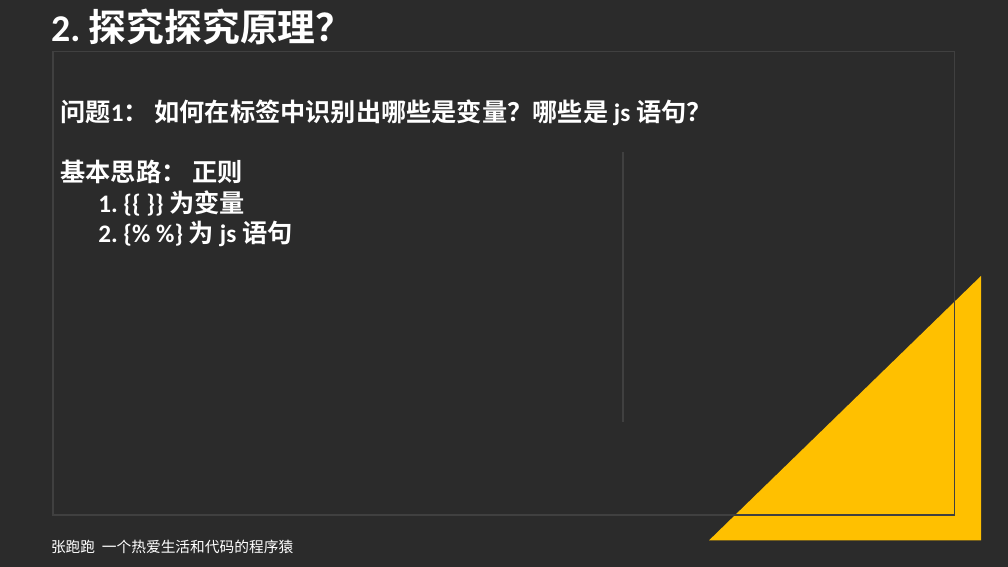
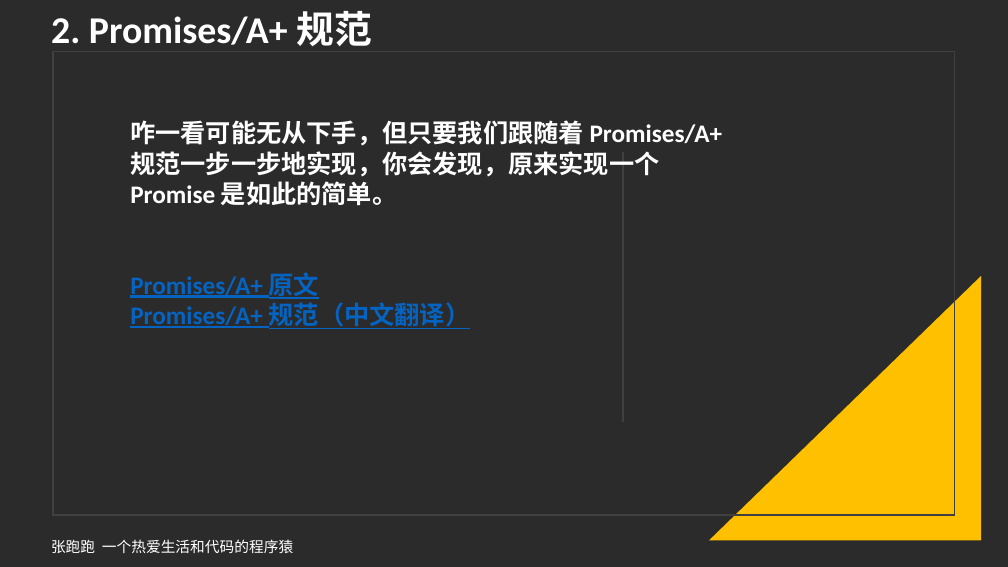
Before and after one commit to zhangpaopao0609/magic-wheel, a slide deck: slide 4 of 01-promise-2021/聊聊 Promise-手写完整的 Promise.pptx. Drawn at 1008x567 pixels with LibreOffice and Linux fonts; fonts in the diff are those of the drawing; background and template pictures are left out; a plain dark background stands for a picture behind light text. Boxes give left, top, right and bottom in pixels: in the first picture for what was removed or moved away, otherwise in the second. Text is boxed around its words. In the diff, an @@ line names an element or a change of style, - is before the commit and + after.

Commit message:
feat: promise ppt

```diff
--- a/01-promise-2021/聊聊 Promise-手写完整的 Promise.pptx
+++ b/01-promise-2021/聊聊 Promise-手写完整的 Promise.pptx
@@ title removed at (51, 8, 354, 45) @@
-2. 探究探究原理？
@@ text added at (51, 11, 372, 46), 36 pt, text #FFFFFF, bold @@
+2. Promises/A+ 规范
@@ text at (130, 120, 723, 329): text changed @@
-问题1： 如何在标签中识别出哪些是变量？哪些是 js 语句？
-基本思路： 正则
-1. {{ }} 为变量
-2. {% %} 为 js 语句
+咋一看可能无从下手，但只要我们跟随着 Promises/A+ 规范一步一步地实现，你会发现，原来实现一个 Promise 是如此的简单。
+Promises/A+ 原文
+Promises/A+ 规范（中文翻译）
```
Also in this commit, not shown: 4 other slides changed, 3 slides added, 1 slide removed.
